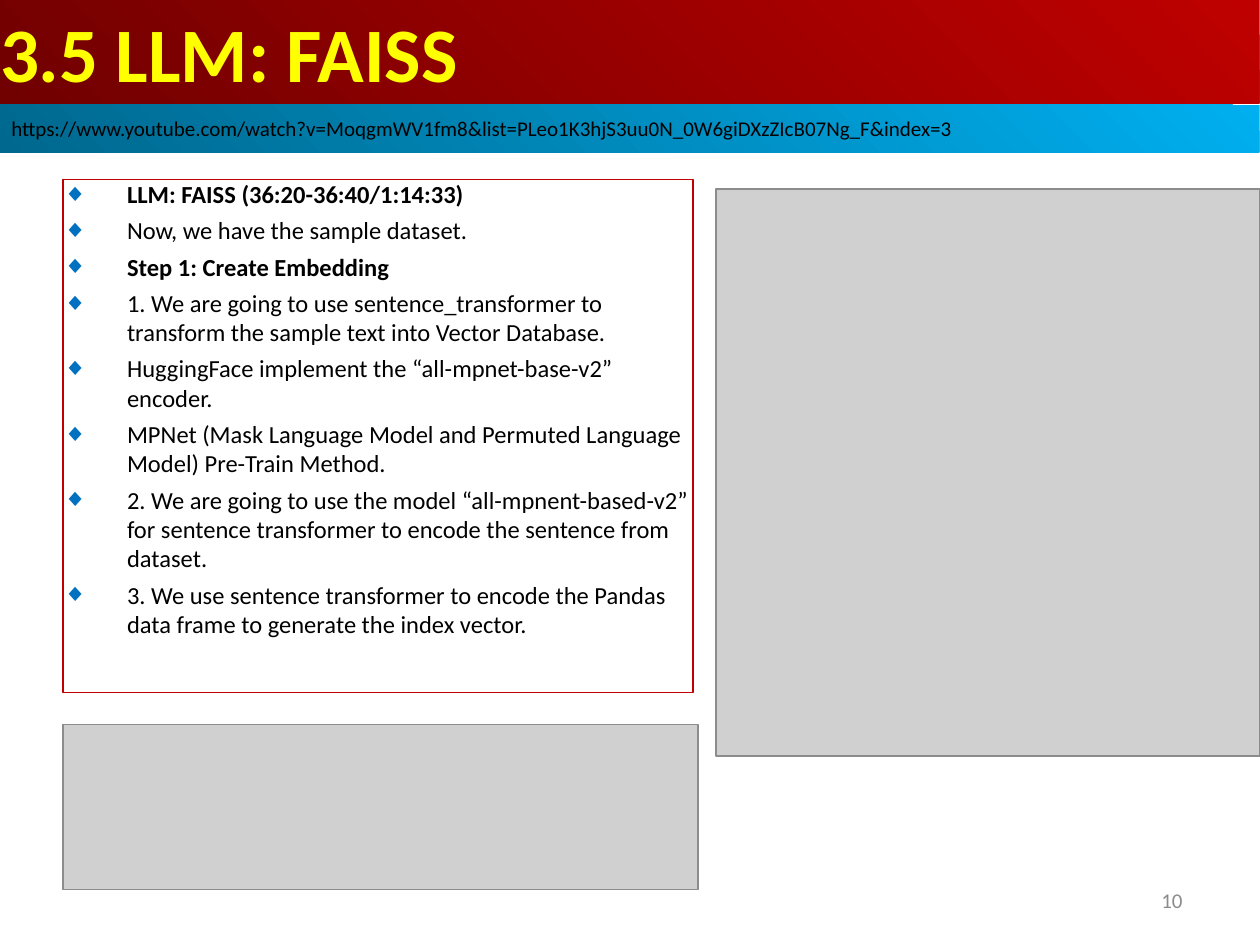
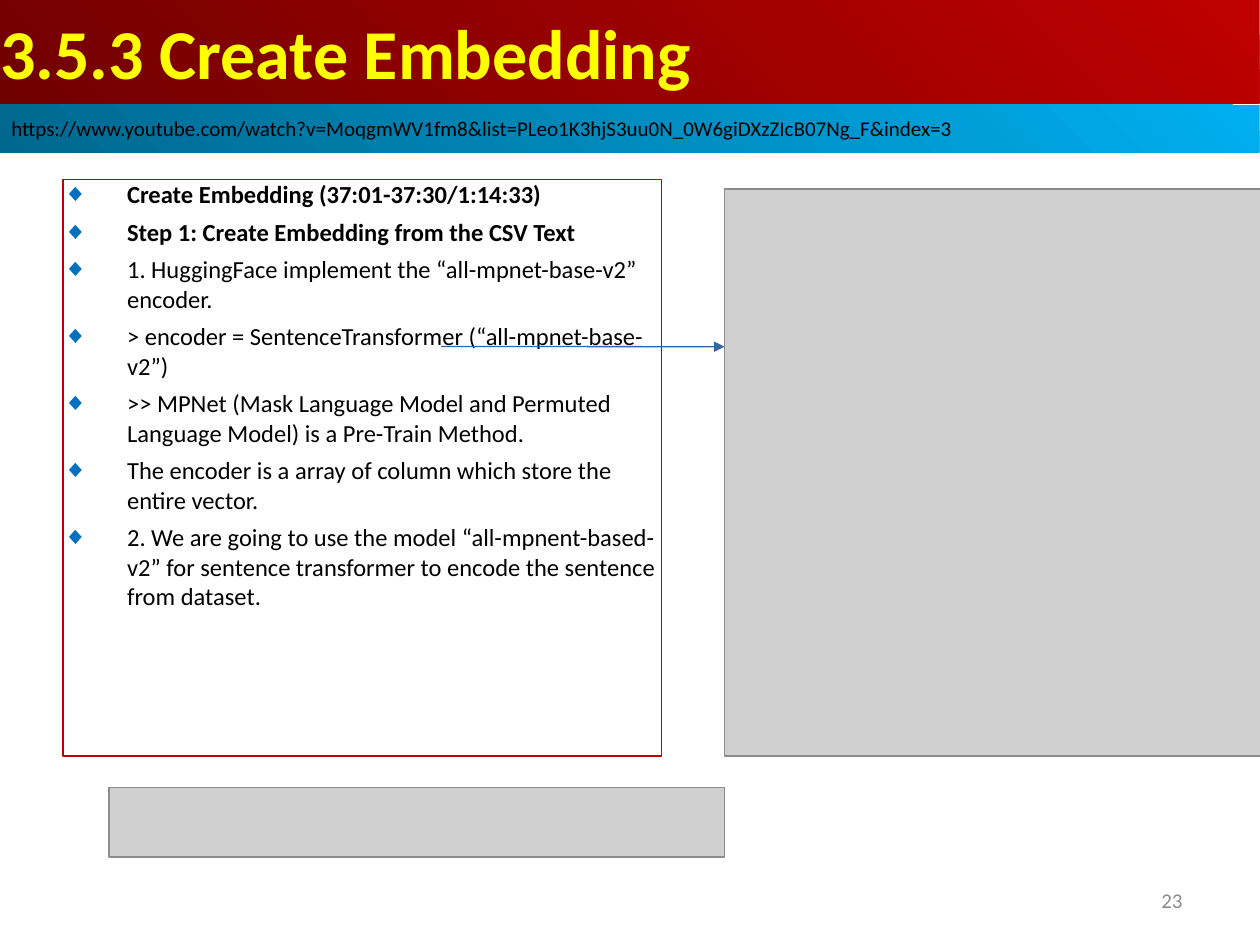
Before and after one commit to peterhchen/AIU_CS515_LLM, a slide deck: slide 23 of 810_LangChain_CB/003.04_05_TextSplit_FAISS/001_Video/03.05_FAISS.ppt (slide 10 before the commit). Drawn at 1260x945 pixels with LibreOffice and Linux fonts; fonts in the diff are those of the drawing; grey boxes stand for pictures. Boxes give left, top, right and bottom in pixels: in the first picture for what was removed or moved away, otherwise in the second. Text is boxed around its words. In the diff, an @@ line names an element or a change of style, - is before the commit and + after.

```diff
--- a/810_LangChain_CB/003.04_05_TextSplit_FAISS/001_Video/03.05_FAISS.ppt
+++ b/810_LangChain_CB/003.04_05_TextSplit_FAISS/001_Video/03.05_FAISS.ppt
@@ text in rectangle at (0, 30, 691, 91): text changed; size 44 to 40 pt @@
-3.5 LLM: FAISS
+3.5.3 Create Embedding
@@ rectangle "Create Embedding (37:01-37:30/1:14:33)": place and size @@
-rectangle "Create Embedding (37:01-37:30/1:14:33)" at (63, 179, 693, 692)
+rectangle "Create Embedding (37:01-37:30/1:14:33)" at (63, 179, 662, 756)
@@ text in rectangle at (127, 185, 643, 509): text changed @@
-◆ LLM: FAISS (36:20-36:40/1:14:33)
-◆ Now, we have the sample dataset.
-◆ Step 1: Create Embedding
-◆ 1. We are going to use sentence_transformer to transform the sample text into Vector Database.
-◆ HuggingFace implement the “all-mpnet-base-v2” encoder.
-◆ MPNet (Mask Language Model and Permuted Language Model) Pre-Train Method.
+◆ Create Embedding (37:01-37:30/1:14:33)
+◆ Step 1: Create Embedding from the CSV Text
+◆ 1. HuggingFace implement the “all-mpnet-base-v2” encoder.
+◆ > encoder = SentenceTransformer (“all-mpnet-base-v2”)
+◆ >> MPNet (Mask Language Model and Permuted Language Model) is a Pre-Train Method.
+◆ The encoder is a array of column which store the entire vector.
@@ picture: place and size @@
-picture at (716, 189, 1260, 756)
+picture at (724, 189, 1260, 756)
@@ arrow added from (441, 346) to (724, 346), #3465A4 0.74 pt @@
@@ text in rectangle at (127, 587, 665, 638): paragraph removed @@
-◆ 3. We use sentence transformer to encode the Pandas data frame to generate the index vector.
@@ picture: place and size @@
-picture at (63, 724, 698, 890)
+picture at (108, 788, 724, 857)
@@ page number at (1161, 894, 1182, 908): text changed @@
-10
+23
```
Also in this commit, not shown: 15 other slides changed, 27 slides added, 2 slides removed.
